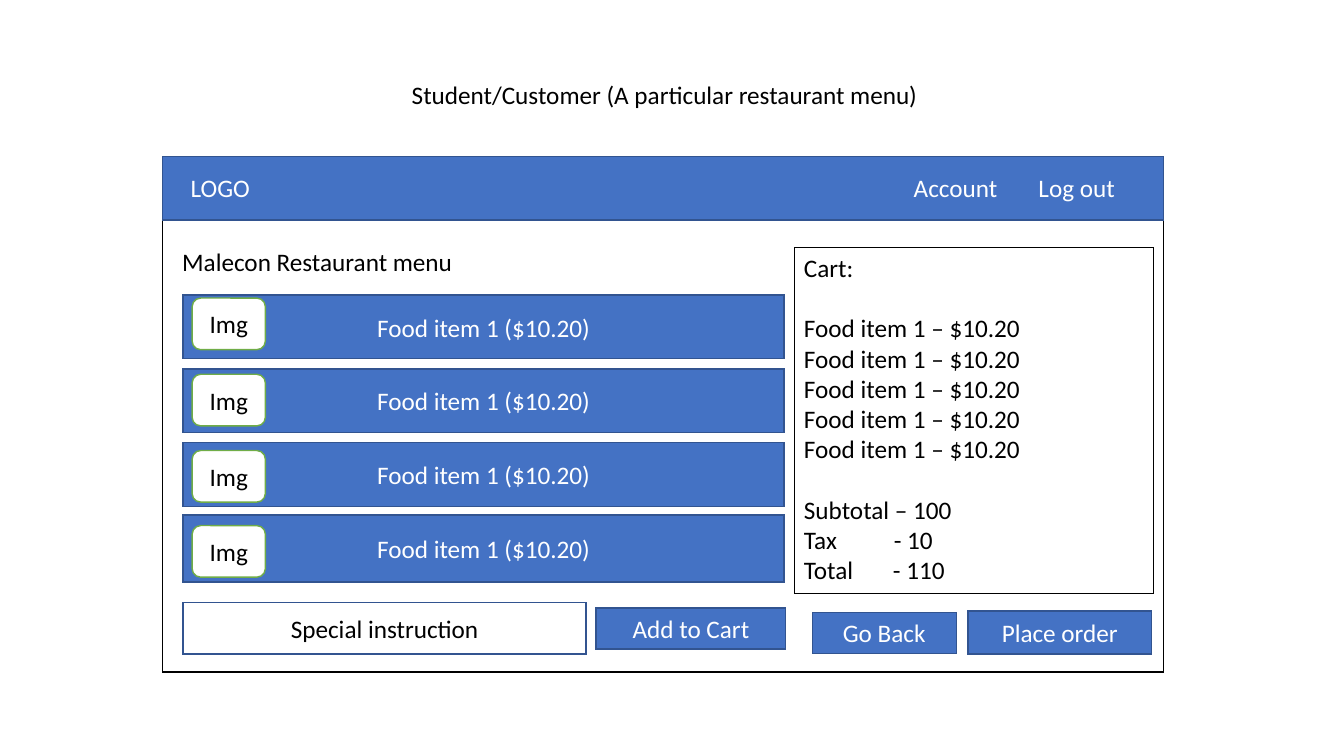
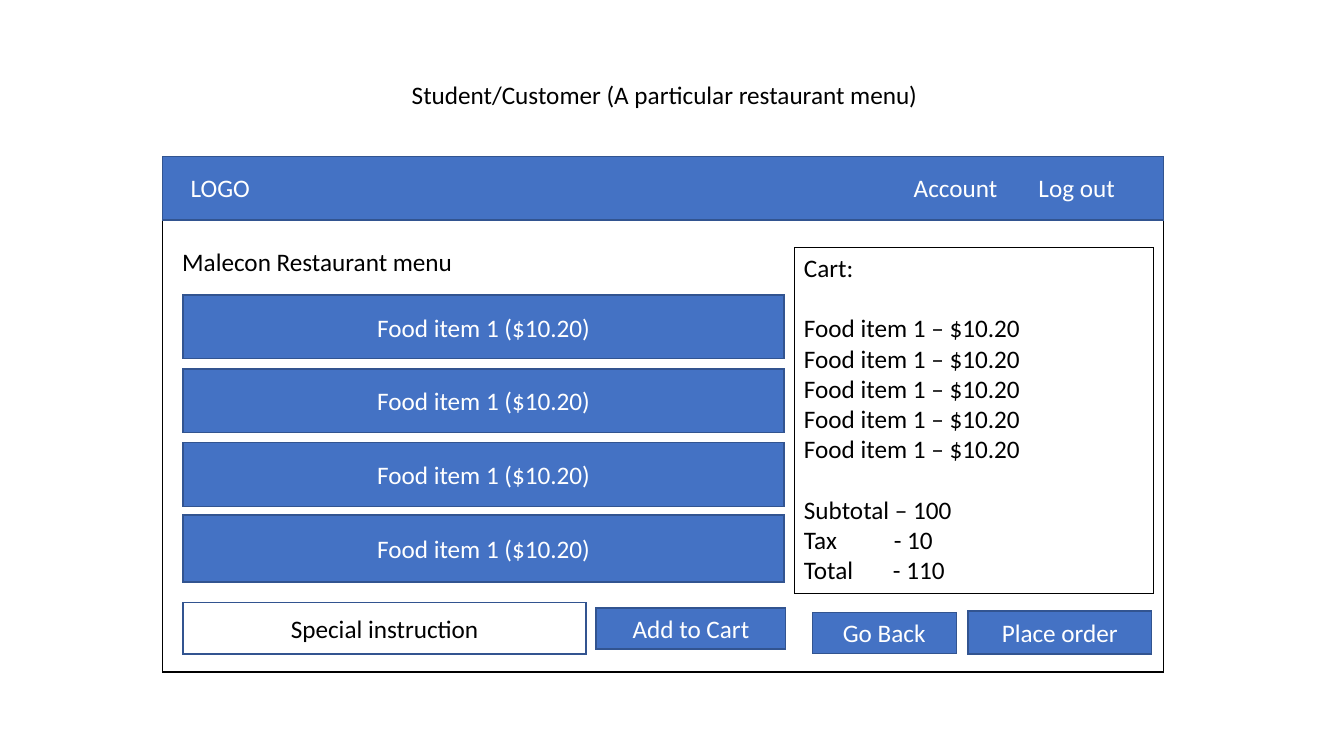
Before and after one commit to sNirajan/CFOS, a slide deck: slide 4 of ACS_3909_ProjectPPT.pptx. Drawn at 1344x756 pixels with LibreOffice and Linux fonts; fonts in the diff are those of the drawing. Boxes give left, top, right and bottom in pixels: in the first picture for what was removed or moved away, otherwise in the second. Text is boxed around its words. In the diff, an @@ line names an element or a change of style, - is before the commit and + after.

```diff
--- a/ACS_3909_ProjectPPT.pptx
+++ b/ACS_3909_ProjectPPT.pptx
@@ rounded rectangle removed at <box>193,298,266,350</box> @@
-Img
@@ rounded rectangle removed at <box>193,374,266,425</box> @@
-Img
@@ rounded rectangle removed at <box>193,451,266,502</box> @@
-Img
@@ rounded rectangle removed at <box>193,525,266,577</box> @@
-Img
```
Also in this commit, not shown: 1 other slide changed, 1 slide added.
